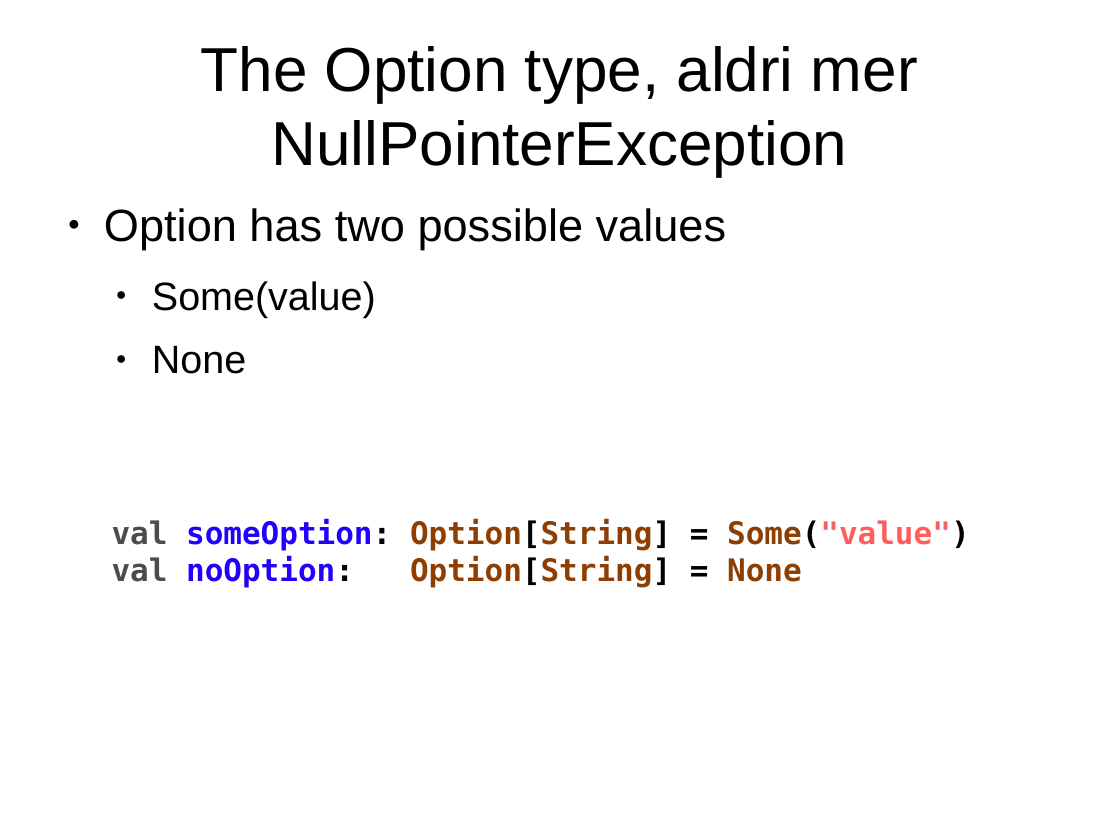
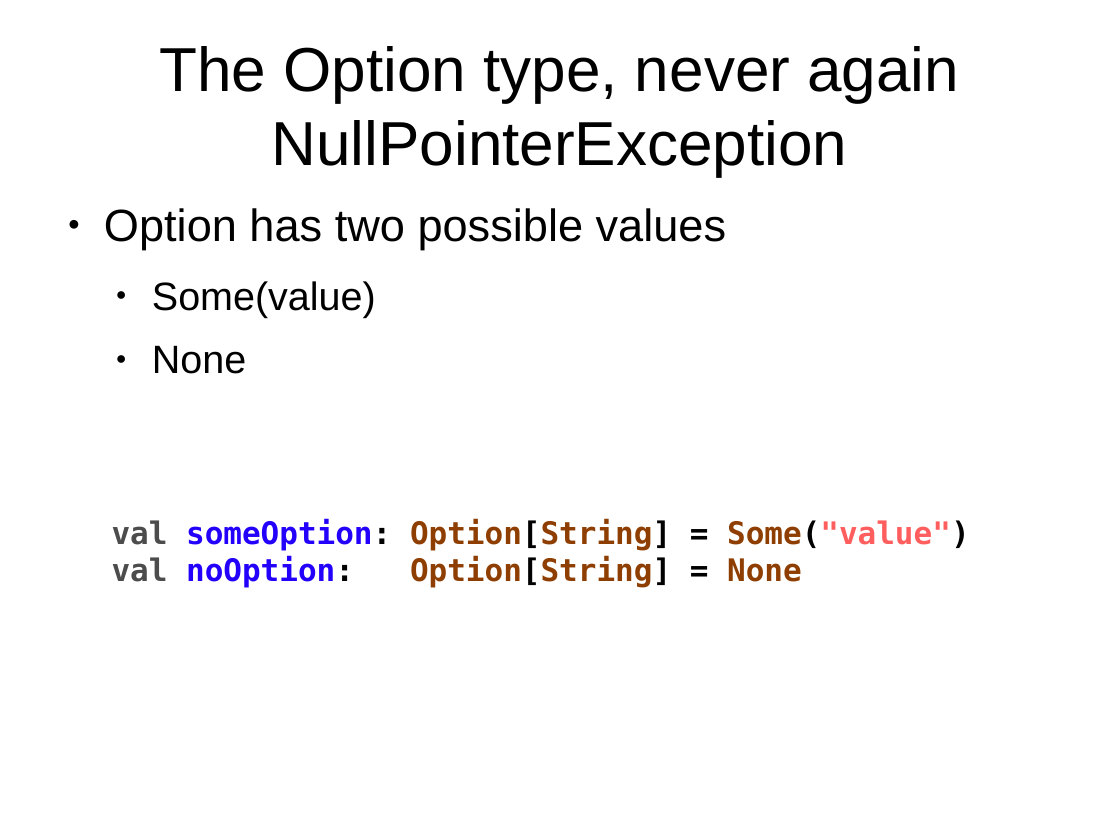
Before and after one commit to javaBin/scala-training-slides, a slide deck: slide 17 of 1.5 - PatternMatching.odp. Drawn at 1120x840 pixels with LibreOffice and Linux fonts; fonts in the diff are those of the drawing; background and template pictures are left out. Boxes give left, top, right and bottom in pixels: in the first picture for what was removed or moved away, otherwise in the second. Text is boxed around its words. In the diff, an @@ line names an element or a change of style, - is before the commit and + after.

```diff
--- a/1.5 - PatternMatching.odp
+++ b/1.5 - PatternMatching.odp
@@ title at <box>159,46,959,177</box>: text changed @@
-The Option type, aldri mer NullPointerException
+The Option type, never again NullPointerException
```
Also in this commit, not shown: 13 other slides changed, 3 other files.
